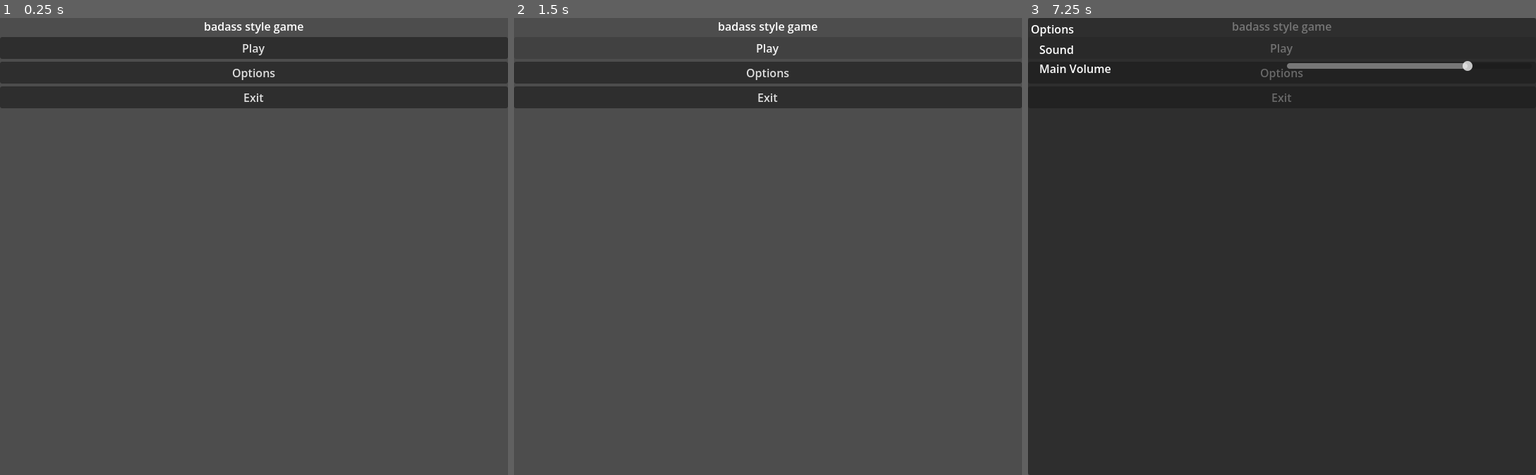
Above: before the commit, frames 1-3 (left to right).
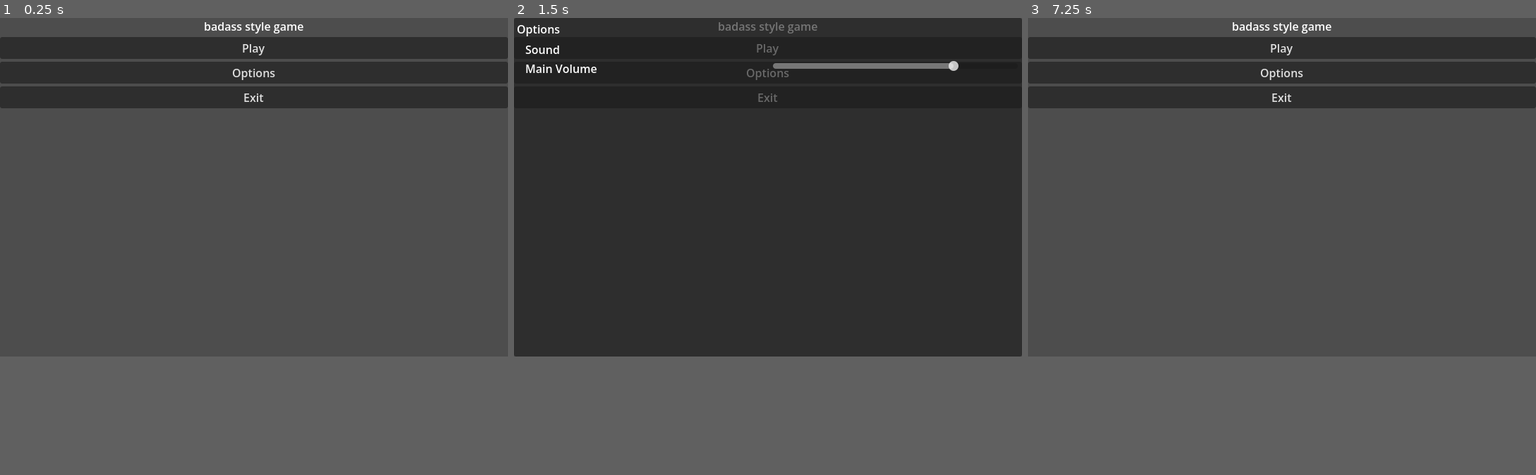
Above: after the commit, the same moments.

Repository: murumart/badass
Game: Godot game, scene res://scenes/ui/main_menu.tscn
Same seed, same stepped clock (60 frames per second), same inputs: the game is played once before the commit and once after it.
Inputs:
- Up to frame 1 (0.25 s): no input
- Up to frame 2 (1.5 s): click "Options" at 0.5 s; click "Play" at 1.25 s
- Up to frame 3 (7.25 s): click "Play" at 2 s; click "Play" at 2.75 s; tap Escape at 7.15 s
The window is 720x648 before the commit and 720x480 after it. Grey fills any space a smaller window leaves; there, only what the larger window draws over its background counts as a difference.

The runs differ from the first frame. In frame 1, only the window size differs. In frame 2, 65% of the frame differs, in the area x 0-100%, y 0-75%; in frame 3, 61%.

Commit message:
mainmenu slightly more function

Diff:
--- a/project.godot
+++ b/project.godot
@@ -27,6 +27,8 @@
 [display]
 
 window/size/viewport_width=720
+window/size/viewport_height=480
+window/stretch/mode="viewport"
 
 [dotnet]
 
--- /dev/null
+++ b/scenes/ui/main_menu.gd
@@ -0,0 +1,12 @@
+extends Control
+
+@export var play_button: Button
+@export var options_button: Button
+@export var exit_button: Button
+
+
+func _ready() -> void:
+	options_button.pressed.connect(UI.options.display)
+
+	if OS.has_feature("web"): exit_button.hide()
+	exit_button.pressed.connect(get_tree().quit)
--- a/scenes/ui/main_menu.tscn
+++ b/scenes/ui/main_menu.tscn
@@ -1,12 +1,18 @@
 [gd_scene format=3 uid="uid://2yvq6yiiep7y"]
 
-[node name="MainMenu" type="Control" unique_id=1274980500]
+[ext_resource type="Script" uid="uid://dkj3c0fk1xv1v" path="res://scenes/ui/main_menu.gd" id="1_sl1te"]
+
+[node name="MainMenu" type="Control" unique_id=1274980500 node_paths=PackedStringArray("play_button", "options_button", "exit_button")]
 layout_mode = 3
 anchors_preset = 15
 anchor_right = 1.0
 anchor_bottom = 1.0
 grow_horizontal = 2
 grow_vertical = 2
+script = ExtResource("1_sl1te")
+play_button = NodePath("VBoxContainer/PlayButton")
+options_button = NodePath("VBoxContainer/OptionsButton")
+exit_button = NodePath("VBoxContainer/ExitButton")
 
 [node name="VBoxContainer" type="VBoxContainer" parent="." unique_id=1246975116]
 layout_mode = 1
--- a/scenes/ui/options.gd
+++ b/scenes/ui/options.gd
@@ -15,7 +15,7 @@
 
 @export var list: Container
 
-var open := false
+var is_open := false
 
 
 func _ready() -> void:
@@ -39,13 +39,13 @@
 			slider.display(opk, opv["getv"], opv["setv"], opv.get("range", Vector2(0, 1)).x, opv.get("range", Vector2(0, 1)).y)
 
 	show.call_deferred()
-	set_deferred("open", true)
+	set_deferred("is_open", true)
 
 
 func close() -> void:
 	save_to_file()
 	hide.call_deferred()
-	set_deferred("open", false)
+	set_deferred("is_open", false)
 
 
 const OPTIONS_PATH := "user://options.cfg"
--- a/scenes/ui/ui.gd
+++ b/scenes/ui/ui.gd
@@ -13,7 +13,7 @@
 	var k := event as InputEventKey
 	assert(k != null)
 	if k.keycode == KEY_ESCAPE and k.pressed:
-		if options.open:
+		if options.is_open:
 			options.close()
-		else:
+		elif false:
 			options.display()
Not shown, added: scenes/ui/main_menu.gd.uid
